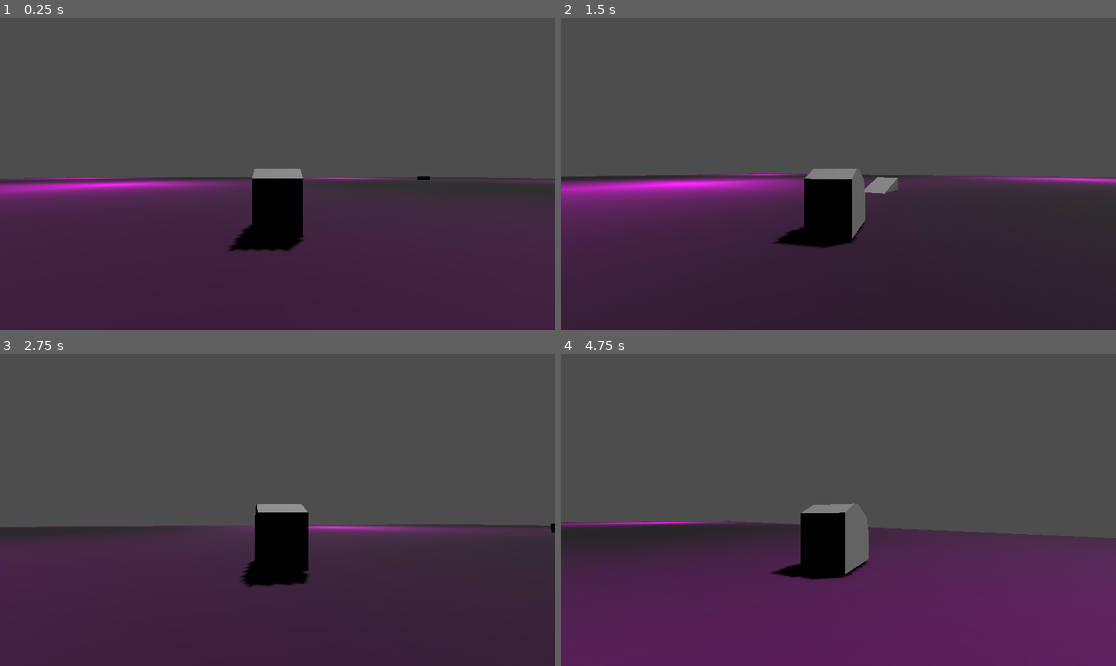
Above: before the commit, frames 1-4 (two rows, left to right).
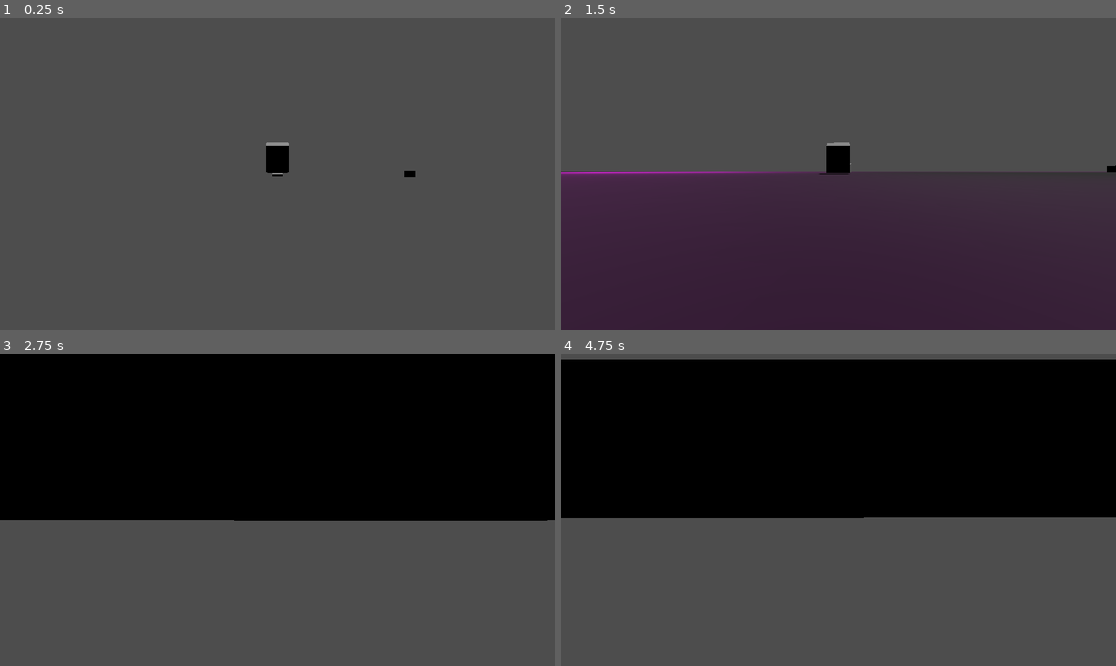
Above: after the commit, the same moments.

Repository: briakitten/TonyDogsProToycar
Game: Godot game, scene res://demo_and_test/initial_car_test.tscn
The game is run twice, just before and just after one commit, with the same random seed, the same clock (stepped at 60 frames per second) and the same inputs. The project has no main scene, so this scene is started directly.
Inputs (mouse positions are in pixels of both pictures, inside the frame that each line leads up to):
- Up to frame 1 (0.25 s): no input
- Up to frame 2 (1.5 s): tap Enter at 0.5 s; move the mouse to (866, 174) at 0.52 s; hold W (move_forward) from 0.53 s (still down); move the mouse to (810, 174) at 1.27 s
- Up to frame 3 (2.75 s): keep holding W (move_forward); move the mouse to (288, 503) at 2.02 s
- Up to frame 4 (4.75 s): keep holding W (move_forward); move the mouse to (832, 516) at 2.77 s; move the mouse to (877, 513) at 3.52 s; move the mouse to (794, 506) at 4.27 s

The runs differ from the first frame. In frame 1, 50% of the frame differs, in the area x 0-100%, y 39-100%; in frame 2, 8.9%; in frame 3, 98%, in the area x 0-100%, y 0-100%; in frame 4, 95%.

Commit message:
car controller first pass fixed

Diff:
--- a/car/car.gd
+++ b/car/car.gd
@@ -2,17 +2,18 @@
 
 @export var speed = 10.0
 @export var rotation_speed = 30
-@export var mouse_cam_sensitivity = 0.005
-@export var joystick_cam_sensitivity = 0.1
+@export_range(0.0, 1.0, .001) var mouse_cam_sensitivity = 0.005
+@export_range(0.0, 1.0, .01) var joystick_cam_sensitivity = 0.1
+@export_range(-90.0, 0.0, 0.1, "radians_as_degrees") var cam_min_vert = -PI/2
+@export_range(0.0, 90.0, 0.1, "radians_as_degrees") var cam_max_vert = PI/4
 
-@onready var model = %GreyBoxCar
-@onready var cam_h = %CamH
-@onready var cam_v = %CamV
+@onready var cam_arm = %CamSpringArm
 
 var gravity = ProjectSettings.get_setting("physics/3d/default_gravity")
-var h_input = 0.0
-var v_input = 0.0
-var _mouse_input_dir
+
+
+func _capture_mouse():
+    Input.set_mouse_mode(Input.MOUSE_MODE_CAPTURED)
 
 
 func _ready():
@@ -22,52 +23,42 @@
 func _update_cam_rotation(event: InputEvent):
     if !Input.get_mouse_mode() == Input.MOUSE_MODE_CAPTURED: return
     if event is InputEventMouseMotion:
-        h_input = -event.relative.x * mouse_cam_sensitivity
-        v_input = -event.relative.y * mouse_cam_sensitivity
+        # rotation around Y
+        cam_arm.rotation.y -= event.relative.x * mouse_cam_sensitivity
+        cam_arm.rotation.y = wrapf(cam_arm.rotation.y, 0.0, TAU)
+        # rotation around X
+        cam_arm.rotation.x -= event.relative.y * mouse_cam_sensitivity
+        cam_arm.rotation.x = clamp(cam_arm.rotation.x, cam_min_vert, cam_max_vert)
 
 
 func _unhandled_input(event: InputEvent):
     _update_cam_rotation(event)
 
 
-func _capture_mouse():
-    Input.set_mouse_mode(Input.MOUSE_MODE_CAPTURED)
+func _update_joy_direction():
+    var _joy_input_direction = Input.get_vector("look_left", "look_right", "look_up", "look_down")
+    cam_arm.rotate_y(-_joy_input_direction.y * joystick_cam_sensitivity)
+    cam_arm.rotate_x(-_joy_input_direction.x * joystick_cam_sensitivity)
 
 
-func _release_mouse():
-    Input.set_mouse_mode(Input.MOUSE_MODE_VISIBLE)
+func _process(_delta: float) -> void:
+    cam_arm.global_position = global_position
 
 
 func _physics_process(delta):
-
-    # joystick
-    _mouse_input_dir = Input.get_vector("look_left", "look_right", "look_up", "look_down")
-    cam_h.rotate_y(-_mouse_input_dir.x * joystick_cam_sensitivity)
-    cam_v.rotate_x(-_mouse_input_dir.y * joystick_cam_sensitivity)
-
-    # mouse
-    cam_h.rotate_y(h_input)
-    cam_v.rotate_x(v_input)
-
-    # limit rotation on the x axsis
-    cam_v.rotation.x = clamp(
-        cam_v.rotation.x,
-        deg_to_rad(-90),
-        deg_to_rad(45)
-    )
-    h_input = 0.0
-    v_input = 0.0
+    _update_joy_direction()
 
     # movement
     var input_dir = Input.get_vector("move_left", "move_right", "move_forward", "move_backwards")
-    var direction = (cam_h.transform.basis * Vector3(input_dir.x, 0, input_dir.y))
+    var direction = Vector3(input_dir.x, 0, input_dir.y).normalized()
+    direction = direction.rotated(Vector3.UP, cam_arm.global_rotation.y)
     if not is_on_floor():
         velocity.y -= gravity * delta
     if direction:
         velocity.x = direction.x * speed
         velocity.z = direction.z * speed
-        var key_rotation = lerp_angle(rotation.y, atan2(-direction.x, -direction.z), rotation_speed * delta)
-        rotation.y = key_rotation + h_input
+        var rot_y_lerped = lerp_angle(rotation.y, atan2(-direction.x, -direction.z), rotation_speed * delta)
+        rotation.y = rot_y_lerped
     else:
         velocity.x = move_toward(velocity.x, 0, speed)
         velocity.z = move_toward(velocity.z, 0, speed)
--- a/car/car.tscn
+++ b/car/car.tscn
@@ -1,9 +1,11 @@
-[gd_scene load_steps=3 format=3 uid="uid://bje6h4xa82cix"]
+[gd_scene load_steps=4 format=3 uid="uid://bje6h4xa82cix"]
 
 [ext_resource type="Script" uid="uid://b61qlg4stbqd4" path="res://car/car.gd" id="1_2gitb"]
 
 [sub_resource type="SphereShape3D" id="SphereShape3D_33qfd"]
 radius = 0.310699
+
+[sub_resource type="SeparationRayShape3D" id="SeparationRayShape3D_2gitb"]
 
 [node name="Car" type="CharacterBody3D"]
 script = ExtResource("1_2gitb")
@@ -24,16 +26,12 @@
 transform = Transform3D(1, 0, 0, 0, 1, 0, 0, 0, 1, 0, 0.310645, -0.0817968)
 shape = SubResource("SphereShape3D_33qfd")
 
-[node name="CamOrigin" type="Node3D" parent="."]
-transform = Transform3D(1, 0, 0, 0, 1, 0, 0, 0, 1, 0, 0.823, 0)
+[node name="CamSpringArm" type="SpringArm3D" parent="."]
+unique_name_in_owner = true
+transform = Transform3D(1, 0, 0, 0, 1, 0, 0, 0, 1, 0, 0.823, 0.0683116)
+top_level = true
+collision_mask = 256
+shape = SubResource("SeparationRayShape3D_2gitb")
+spring_length = 6.0
 
-[node name="CamH" type="Node3D" parent="CamOrigin"]
-unique_name_in_owner = true
-
-[node name="CamV" type="Node3D" parent="CamOrigin/CamH"]
-unique_name_in_owner = true
-
-[node name="SpringArm3D" type="SpringArm3D" parent="CamOrigin/CamH/CamV"]
-transform = Transform3D(1, 0, 0, 0, 1, 0, 0, 0, 1, 0, 0, 2)
-
-[node name="Camera" type="Camera3D" parent="CamOrigin/CamH/CamV/SpringArm3D"]
+[node name="Camera" type="Camera3D" parent="CamSpringArm"]
--- a/demo_and_test/initial_car_test.tscn
+++ b/demo_and_test/initial_car_test.tscn
@@ -21,9 +21,11 @@
 shadow_enabled = true
 
 [node name="PlayerController" parent="." instance=ExtResource("1_xb73n")]
+rotation_speed = 15
 
 [node name="ground" type="StaticBody3D" parent="."]
 transform = Transform3D(1, 0, 0, 0, 1, 0, 0, 0, 1, 0, -0.1, 0)
+collision_layer = 257
 
 [node name="CSGBox3D" type="CSGBox3D" parent="ground"]
 size = Vector3(100, 0.2, 100)
